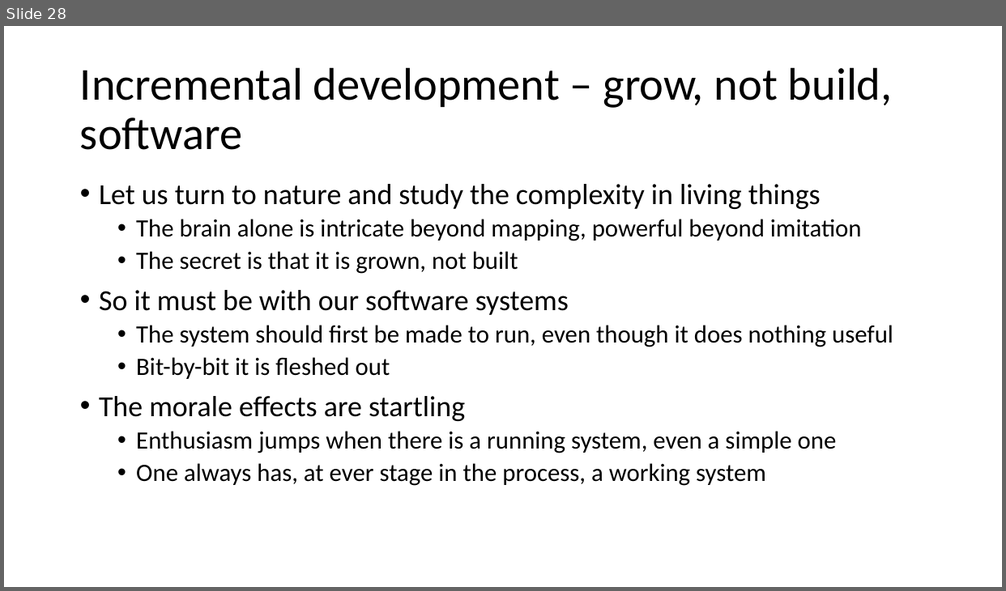
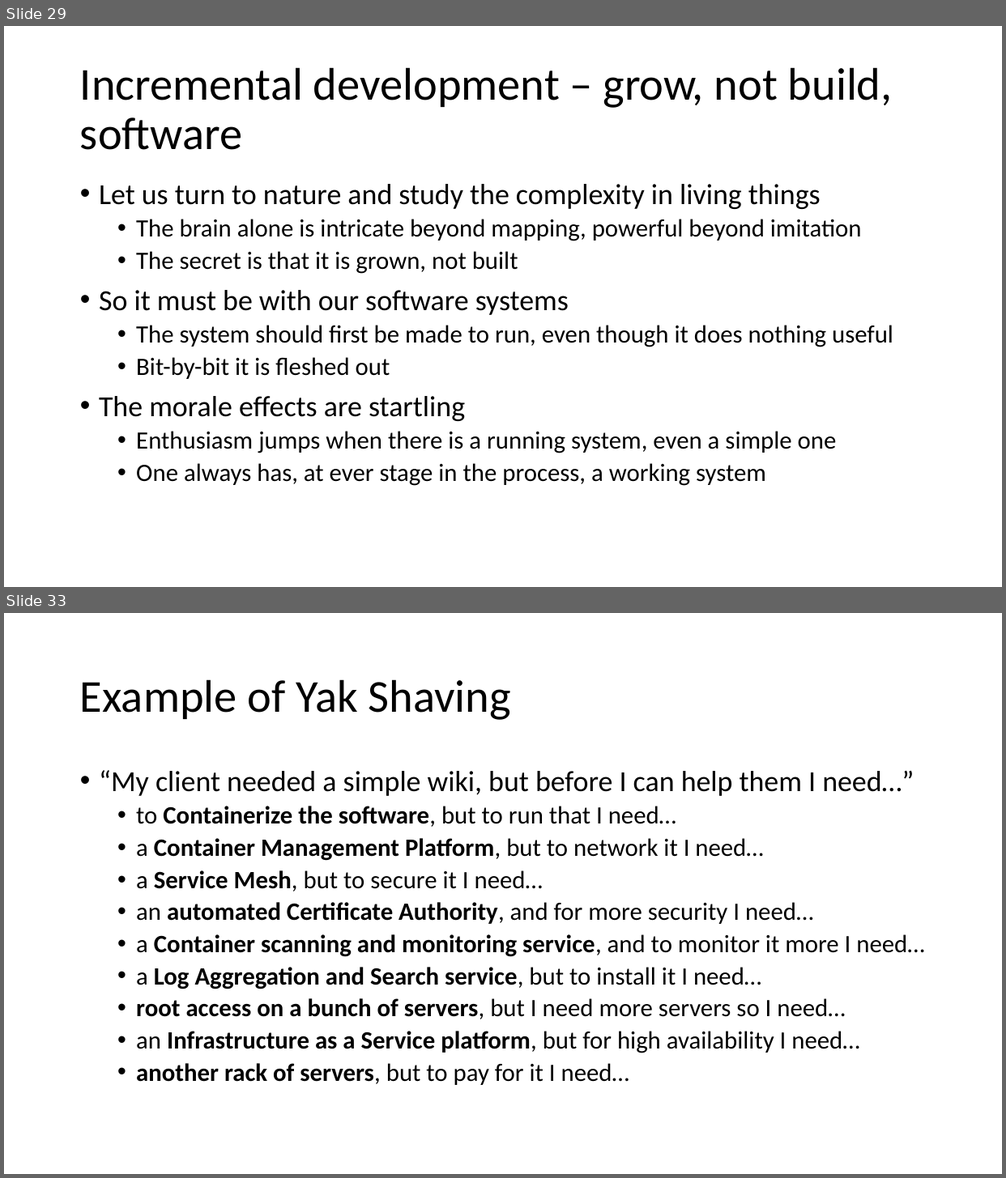
Before and after one commit to Agile4Defense/AgileForDefense, a slide deck: No Silver Bullet – Essence and Accident in Software Engineering.pptx. Shown one above the other, each under a label of ours: slide 28 before the commit, slides 29 and 33 after it; the slides between them are not shown. The pictures are 1006x591 and 1006x1178 pixels, drawn with LibreOffice and Linux fonts; fonts in the diff are those of the drawing. Boxes give left, top, right and bottom in pixels: in the first picture for what was removed or moved away, otherwise in the second. Text is boxed around its words. In the diff, an @@ line names an element or a change of style, - is before the commit and + after.

```diff
--- a/No Silver Bullet – Essence and Accident in Software Engineering.pptx
+++ b/No Silver Bullet – Essence and Accident in Software Engineering.pptx
@@ slide 33 added at box(4, 613, 1002, 1174), background #FFFFFF @@
@@ title added at box(80, 679, 510, 720), 44 pt, text #000000 @@
+Example of Yak Shaving
@@ text added at box(99, 770, 924, 1085), 24 pt, text #000000 @@
+• “My client needed a simple wiki, but before I can help them I need…”
+  • to Containerize the software, but to run that I need…
+  • a Container Management Platform, but to network it I need…
+  • a Service Mesh, but to secure it I need…
+  • an automated Certificate Authority, and for more security I need…
+  • a Container scanning and monitoring service, and to monitor it more I need…
+  • a Log Aggregation and Search service, but to install it I need…
+  • root access on a bunch of servers, but I need more servers so I need…
+  • an Infrastructure as a Service platform, but for high availability I need…
+  • another rack of servers, but to pay for it I need…
@@ what was slide 28 is now slide 29 @@
```
Also in this commit, not shown: 3 slides changed, 6 other slides added, 1 slide removed.
